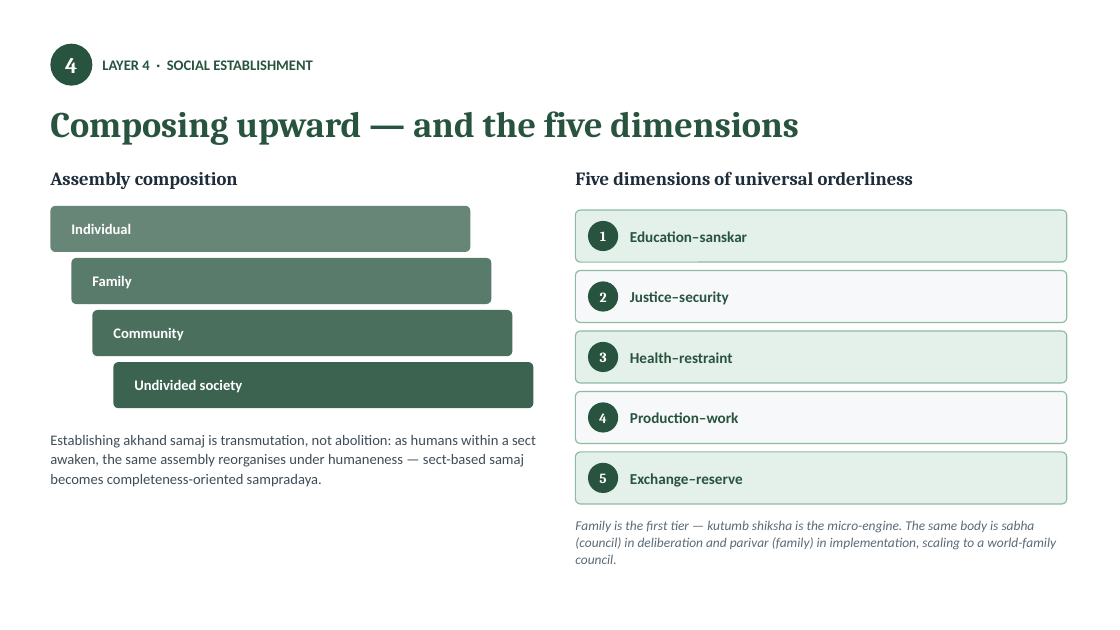
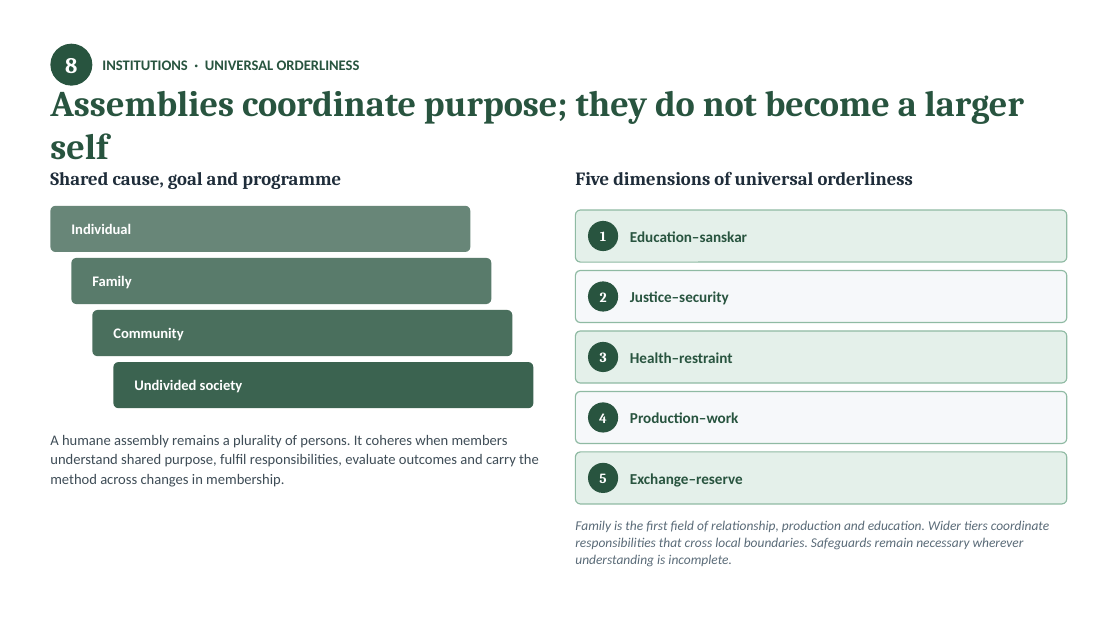
Before and after one commit to raghavamohan/AnalyticMadhyasthDarshan, a slide deck: slide 20 of Studies/How-Undivided-Society-Is-Established/How-Undivided-Society-Is-Established.pptx. Drawn at 1120x630 pixels with LibreOffice and Linux fonts; fonts in the diff are those of the drawing. Boxes give left, top, right and bottom in pixels: in the first picture for what was removed or moved away, otherwise in the second. Text is boxed around its words. In the diff, an @@ line names an element or a change of style, - is before the commit and + after.

```diff
--- a/Studies/How-Undivided-Society-Is-Established/How-Undivided-Society-Is-Established.pptx
+++ b/Studies/How-Undivided-Society-Is-Established/How-Undivided-Society-Is-Established.pptx
@@ text at [65,58,77,73]: text changed @@
-4
+8
@@ text at [50,82,1024,160]: text changed @@
-Composing upward — and the five dimensions
+Assemblies coordinate purpose; they do not become a larger self
@@ text at [102,60,360,70]: text changed @@
-LAYER 4 · SOCIAL ESTABLISHMENT
+INSTITUTIONS · UNIVERSAL ORDERLINESS
@@ text at [50,172,341,189]: text changed @@
-Assembly composition
+Shared cause, goal and programme
@@ text at [50,435,539,487]: text changed @@
-Establishing akhand samaj is transmutation, not abolition: as humans within a sect awaken, the same assembly reorganises under humaneness — sect-based samaj becomes completeness-oriented sampradaya.
+A humane assembly remains a plurality of persons. It coheres when members understand shared purpose, fulfil responsibilities, evaluate outcomes and carry the method across changes in membership.
@@ text at [575,520,1049,567]: text changed @@
-Family is the first tier — kutumb shiksha is the micro-engine. The same body is sabha (council) in deliberation and parivar (family) in implementation, scaling to a world-family council.
+Family is the first field of relationship, production and education. Wider tiers coordinate responsibilities that cross local boundaries. Safeguards remain necessary wherever understanding is incomplete.
```
Also in this commit, not shown: 20 other slides changed, 2 slides added, 2 slides removed, 7 other files.
